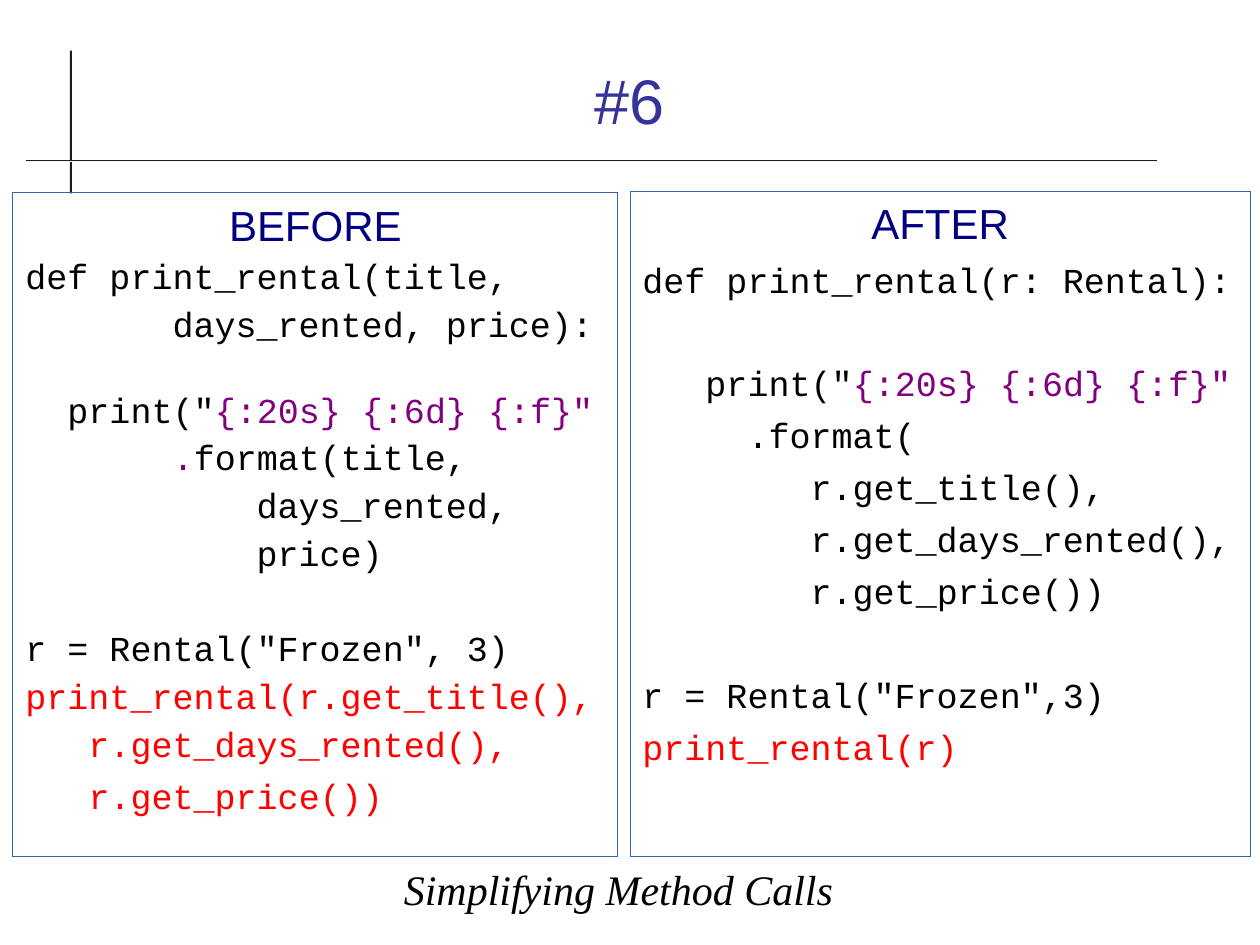
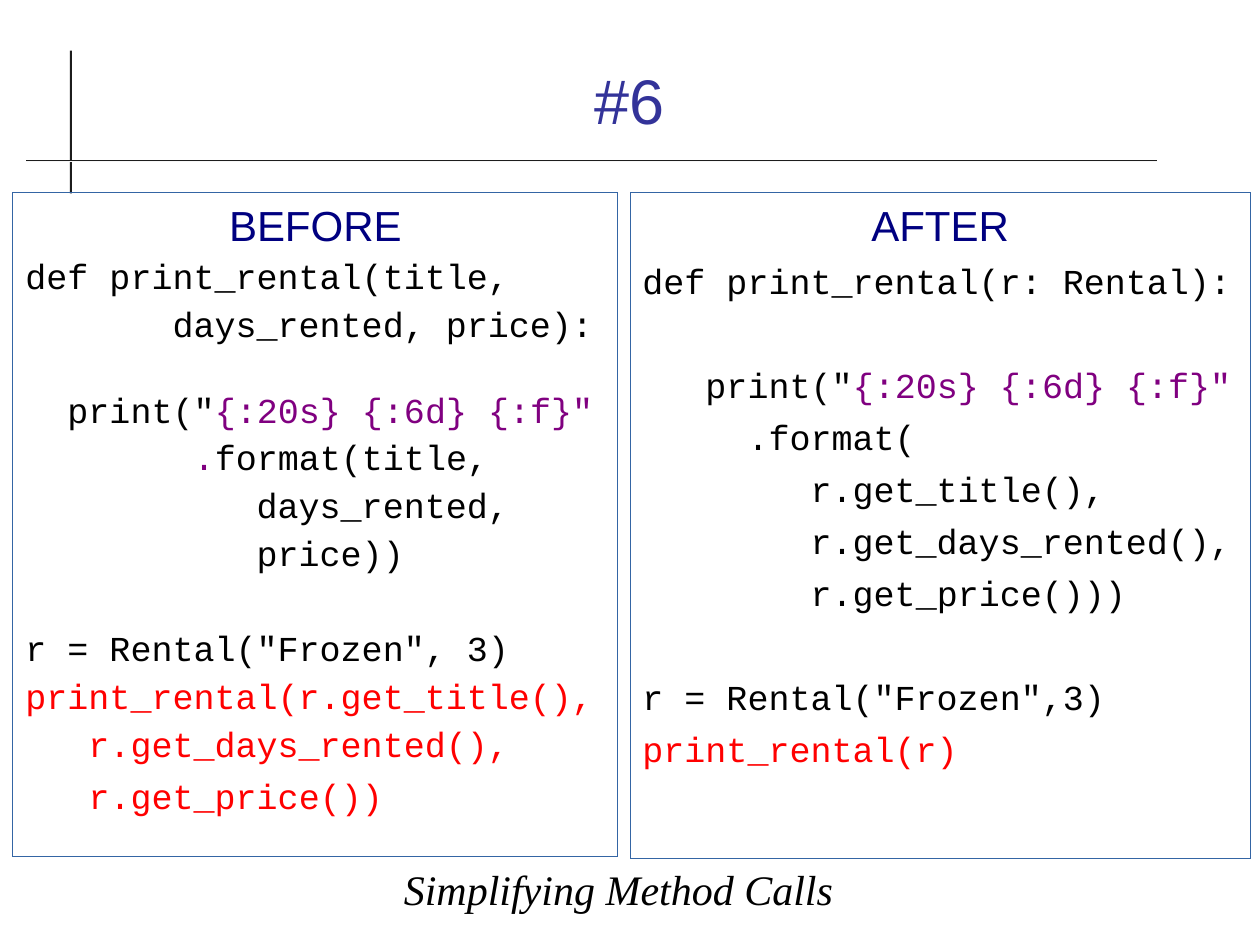
Before and after one commit to cpske/ISP, a slide deck: slide 7 of refactoring/Refactoring-Review.odp. Drawn at 1260x945 pixels with LibreOffice and Linux fonts; fonts in the diff are those of the drawing. Boxes give left, top, right and bottom in pixels: in the first picture for what was removed or moved away, otherwise in the second. Text is boxed around its words. In the diff, an @@ line names an element or a change of style, - is before the commit and + after.

```diff
--- a/refactoring/Refactoring-Review.odp
+++ b/refactoring/Refactoring-Review.odp
@@ text at bbox=[257, 541, 404, 574]: text changed @@
-price)
+price))
@@ text at bbox=[811, 581, 1126, 614]: text changed @@
-r.get_price())
+r.get_price()))
```
Also in this commit, not shown: 6 other slides changed, 2 other files.
